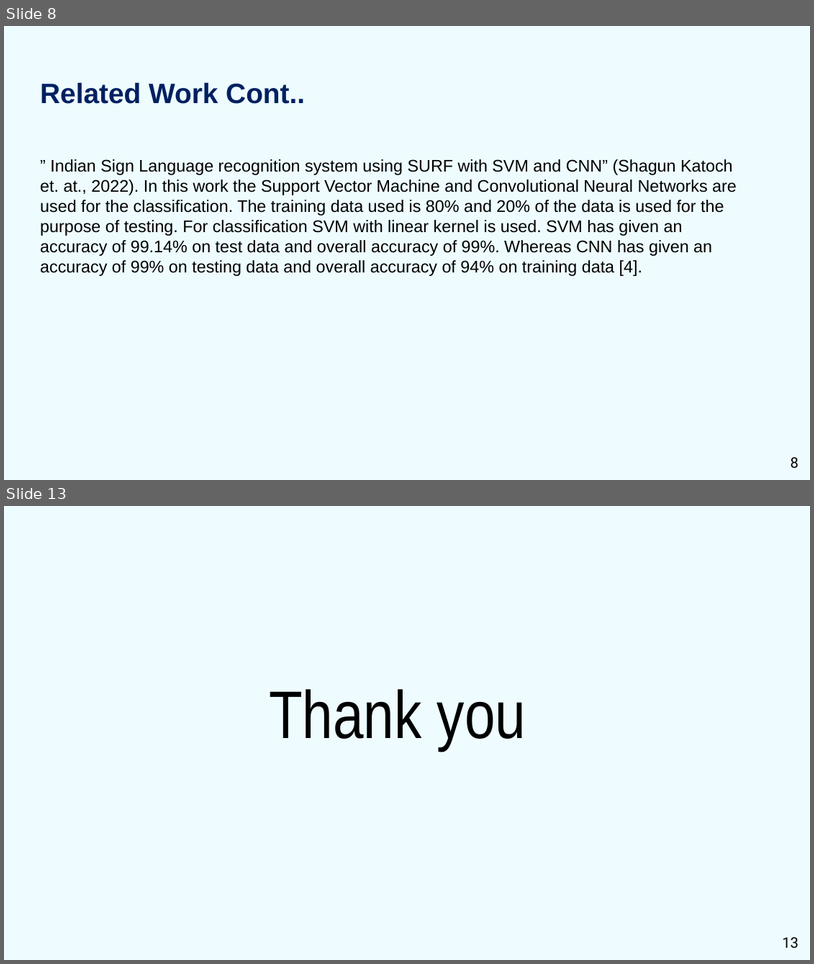
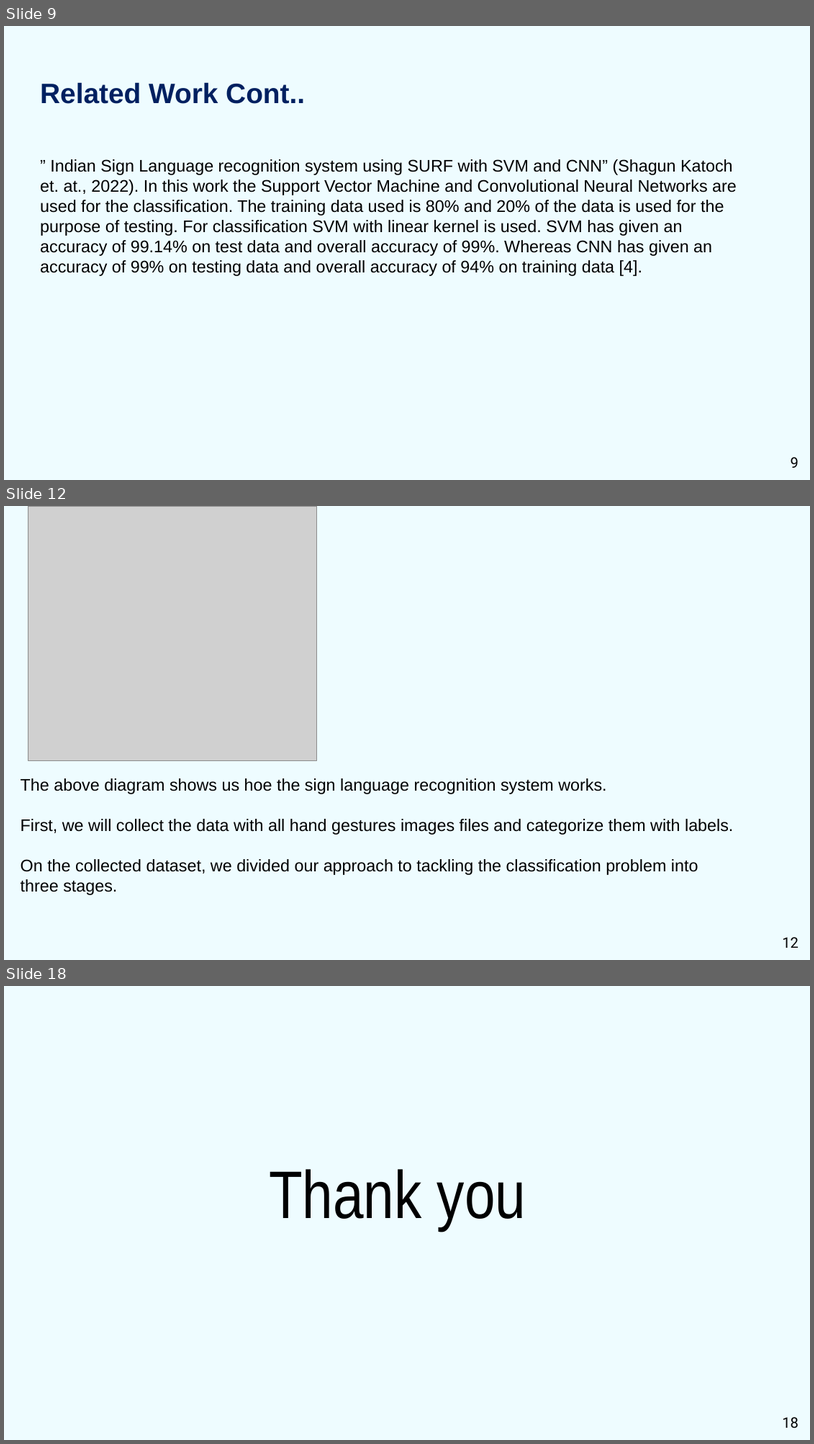
Before and after one commit to Sasank09/CS5710_13469, a slide deck: Sign Language for Alphabets/SLRS_PPT.pptx. Shown one above the other, each under a label of ours: slides 8 and 13 before the commit, slides 9, 12 and 18 after it; the slides between them are not shown. The pictures are 814x964 and 814x1444 pixels, drawn with LibreOffice and Linux fonts; fonts in the diff are those of the drawing; grey boxes stand for pictures. Boxes give left, top, right and bottom in pixels: in the first picture for what was removed or moved away, otherwise in the second. Text is boxed around its words. In the diff, an @@ line names an element or a change of style, - is before the commit and + after.

```diff
--- a/Sign Language for Alphabets/SLRS_PPT.pptx
+++ b/Sign Language for Alphabets/SLRS_PPT.pptx
@@ slide 12 added at (4, 506, 810, 960), background #EEFCFF @@
@@ picture added at (28, 506, 317, 760) @@
@@ title added at (21, 778, 733, 895), 15 pt, text #000000 @@
+The above diagram shows us hoe the sign language recognition system works.
+First, we will collect the data with all hand gestures images files and categorize them with labels.
+On the collected dataset, we divided our approach to tackling the classification problem into three stages.
@@ page number added at (782, 937, 799, 947), 13 pt, text #000000 @@
+12
@@ what was slide 8 is now slide 9 @@
@@ page number at (791, 457, 799, 467): text changed @@
-8
+9
@@ what was slide 13 is now slide 18 @@
@@ page number at (782, 1417, 799, 1428): text changed @@
-13
+18
```
Also in this commit, not shown: 6 slides changed, 5 other slides added, 1 slide removed.
